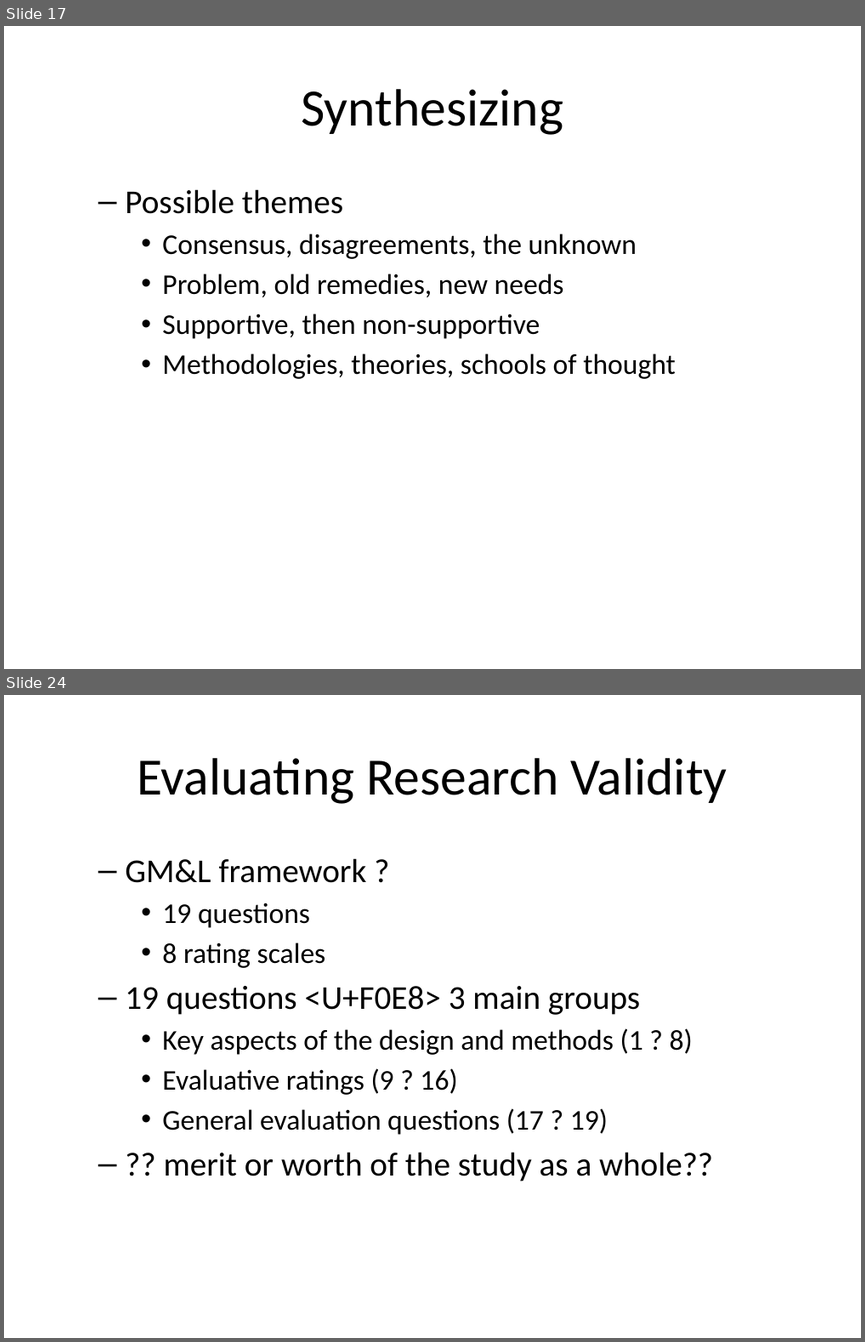
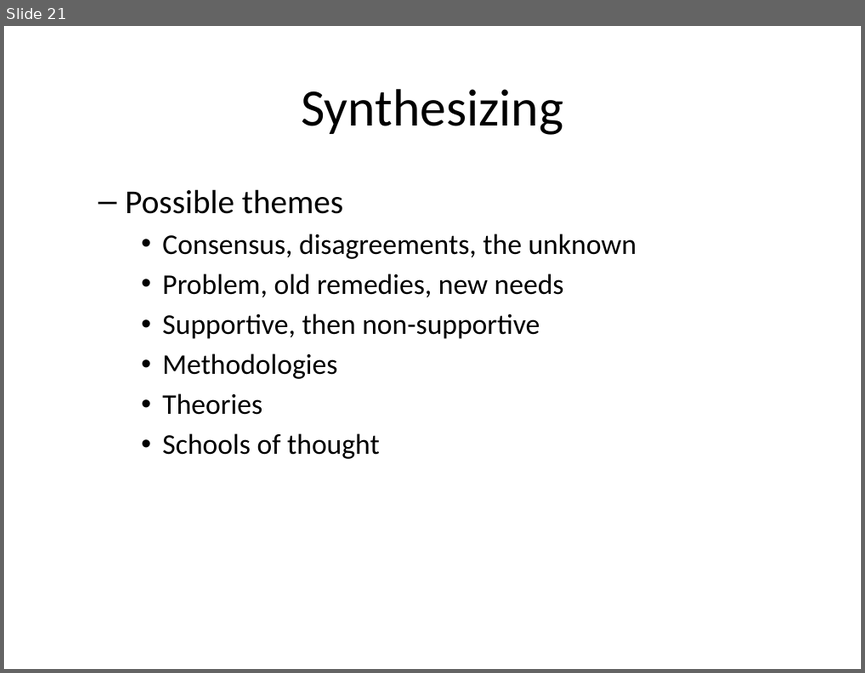
Before and after one commit to classes-medb/5510, a slide deck: doc/video-03-literature-review.pptx. Shown one above the other, each under a label of ours: slides 17 and 24 before the commit, slide 21 after it; the slides between them are not shown. The pictures are 865x1342 and 865x673 pixels, drawn with LibreOffice and Linux fonts; fonts in the diff are those of the drawing. Boxes give left, top, right and bottom in pixels: in the first picture for what was removed or moved away, otherwise in the second. Text is boxed around its words. In the diff, an @@ line names an element or a change of style, - is before the commit and + after.

```diff
--- a/doc/video-03-literature-review.pptx
+++ b/doc/video-03-literature-review.pptx
@@ slide 24 removed at (4, 695, 861, 1338), background #FFFFFF @@
@@ title removed at (137, 758, 726, 804) @@
-Evaluating Research Validity
@@ text removed at (125, 858, 713, 1181) @@
-  – GM&L framework ?
-    • 19 questions
-    • 8 rating scales
-  – 19 questions <U+F0E8> 3 main groups
-    • Key aspects of the design and methods (1 ? 8)
-    • Evaluative ratings (9 ? 16)
-    • General evaluation questions (17 ? 19)
-  – ?? merit or worth of the study as a whole??
@@ what was slide 17 is now slide 21 @@
@@ slide 21 changed as well @@
@@ text at (162, 353, 380, 459): text changed @@
-    • Methodologies, theories, schools of thought
+    • Methodologies
+    • Theories
+    • Schools of thought
```
Also in this commit, not shown: 9 other slides changed, 8 slides added, 14 other slides removed, 8 other files.
